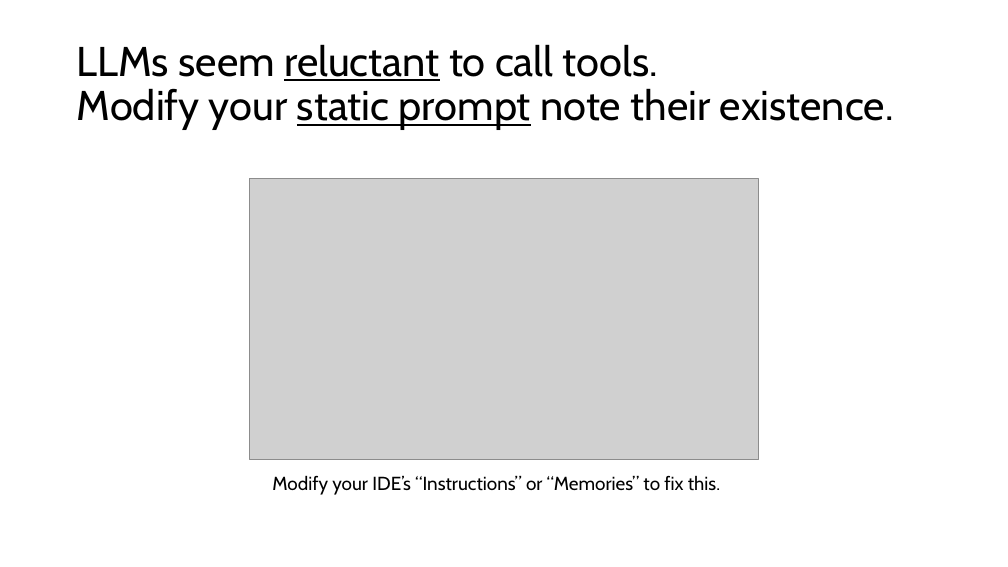
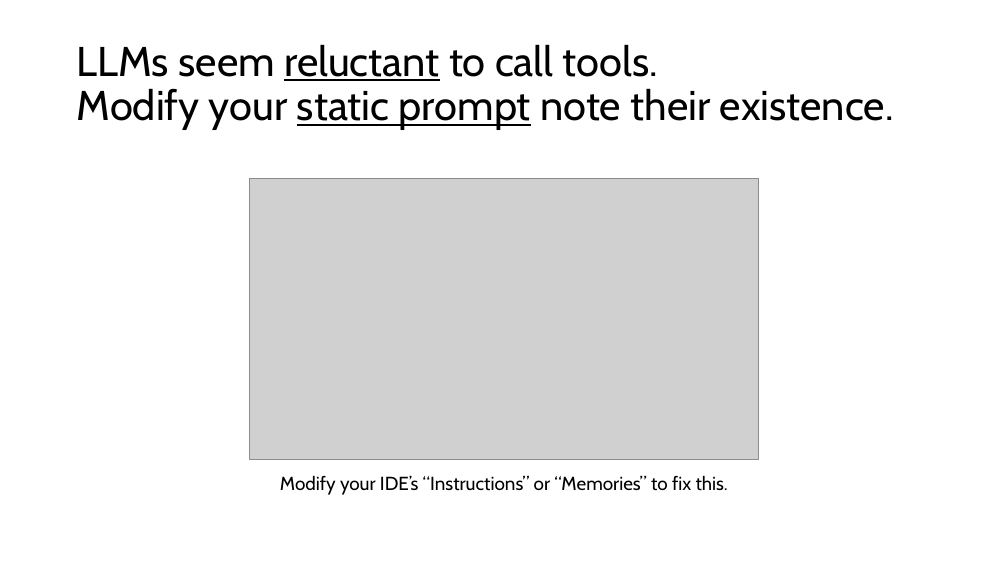
Before and after one commit to RHIT-CSSE/csse290-ai, a slide deck: slide 15 of ClassMaterials/Week9/MCP Servers.pptx (slide 14 before the commit). Drawn at 1008x567 pixels with LibreOffice and Linux fonts; fonts in the diff are those of the drawing; grey boxes stand for pictures. Boxes give left, top, right and bottom in pixels: in the first picture for what was removed or moved away, otherwise in the second. Text is boxed around its words. In the diff, an @@ line names an element or a change of style, - is before the commit and + after.

```diff
--- a/ClassMaterials/Week9/MCP Servers.pptx
+++ b/ClassMaterials/Week9/MCP Servers.pptx
@@ text "Modify your IDE’s “Instructions” or ..." at box(280, 475, 728, 495): alignment left to centre @@
```
Also in this commit, not shown: 7 other slides changed, 1 slide added.
